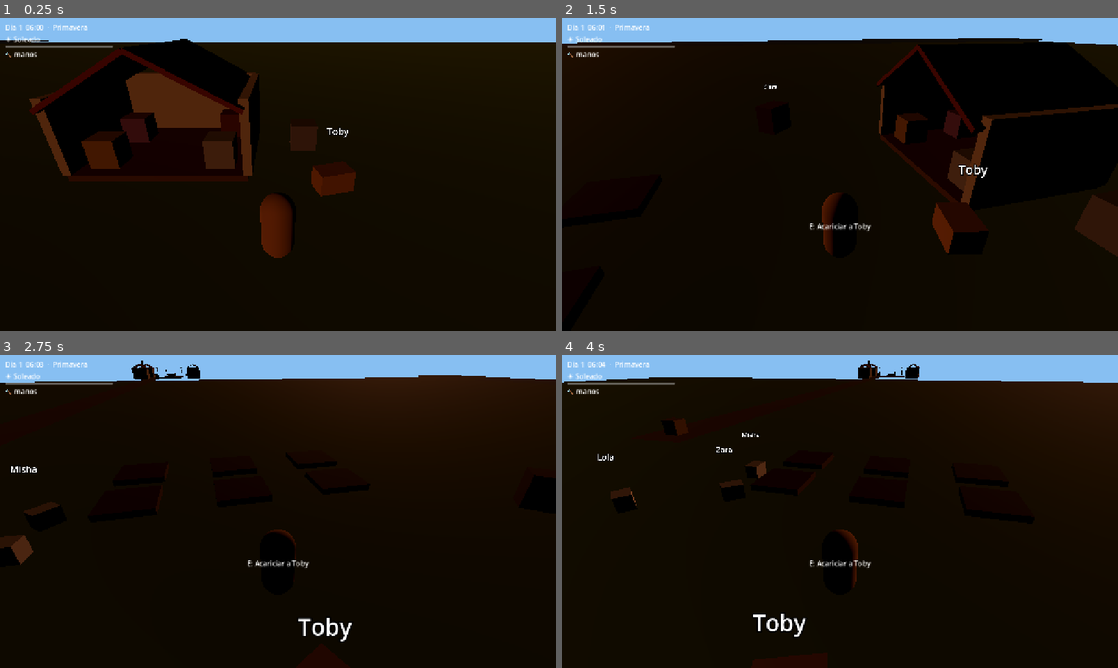
Above: before the commit, frames 1-4 (two rows, left to right).
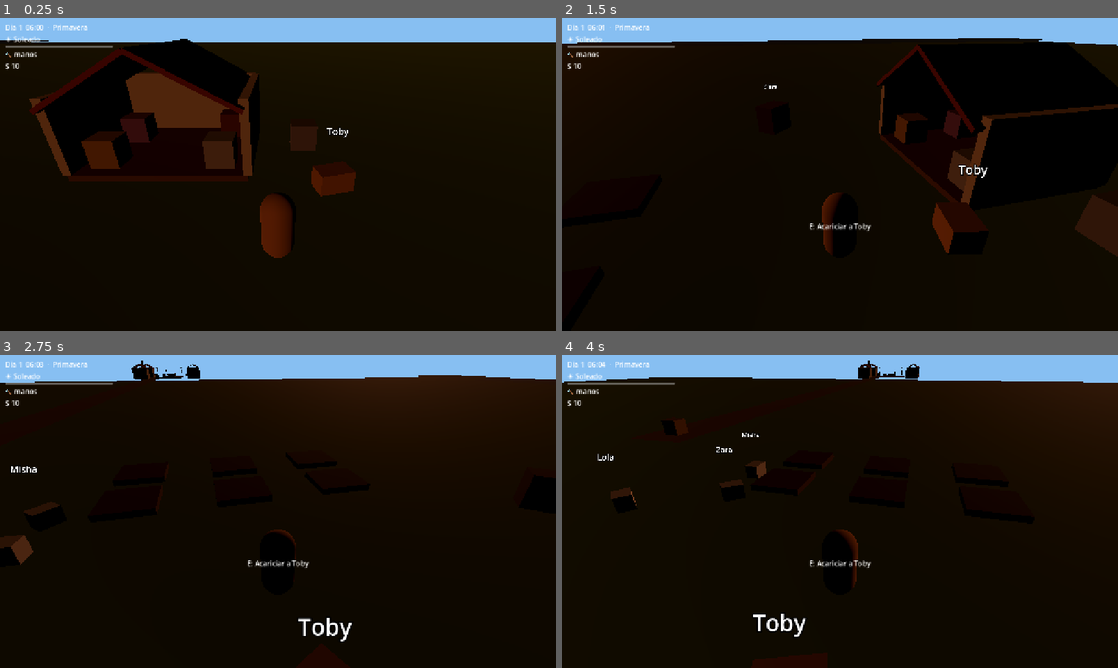
Above: after the commit, the same moments.

Repository: rafael-espinosa-rodriguez/nuestra-vida-en-el-campo
Game: Godot game, scene res://scenes/Main.tscn
Two runs of this game, one before a commit and one after it. Both use one fixed random seed, a clock stepped at 60 frames per second and the inputs below.
Inputs (mouse positions are in pixels of both pictures, inside the frame that each line leads up to):
- Up to frame 1 (0.25 s): no input
- Up to frame 2 (1.5 s): tap Enter (ui_accept) at 0.5, 0.77, 1.07 s; move the mouse to (962, 158) at 0.52 s; hold D (move_right) 0.53-1.25 s; tap E (interact) at 0.6 s; click (962, 158) at 0.67 s; drag from (728, 190) to (812, 237) at 1.27 s
- Up to frame 3 (2.75 s): move the mouse to (333, 442) at 2.02 s; hold D (move_right) from 2.03 s (still down); tap E (interact) at 2.1 s
- Up to frame 4 (4 s): release D (move_right) at 2.75 s; drag from (812, 574) to (673, 464) at 2.77 s; move the mouse to (1006, 558) at 3.52 s; hold A (move_left) from 3.53 s (still down); tap T (trade) at 3.6 s; tap Enter (ui_accept) at 3.77 s; tap E (interact) at 3.8 s

The runs differ from the first frame. In frame 1, less than 0.1% of the frame differs, in the area x 1-4%, y 14-17%; in frame 2, less than 0.1%; in frame 3, less than 0.1%, in the area x 1-30%, y 6-17%; in frame 4, less than 0.1%.

Commit message:
feat(spec-012): mercado estacional, dinero local, HUD moneda + smoke

Diff:
--- a/project.godot
+++ b/project.godot
@@ -21,6 +21,7 @@
 WeatherSystem="*res://scripts/systems/weather_system.gd"
 AudioSystem="*res://scripts/systems/audio_system.gd"
 RelationshipSystem="*res://scripts/systems/relationship_system.gd"
+MarketSystem="*res://scripts/systems/market_system.gd"
 MCPRuntimeServer="*res://addons/godot_mcp_toolkit/runtime/mcp_runtime_server.gd"
 
 [editor_plugins]
--- /dev/null
+++ b/resources/data/shops/mercado_primavera.tres
@@ -0,0 +1,13 @@
+[gd_resource type="Resource" script_class="ShopData" load_steps=2 format=3]
+
+[ext_resource type="Script" path="res://scripts/data/shop_data.gd" id="1"]
+
+[resource]
+script = ExtResource("1")
+shop_id = "mercado_primavera"
+seller = "Mara"
+season = "primavera"
+sell_prices = {"huevo": 3, "leche": 5, "trigo": 2, "zanahoria": 3, "tomate": 4, "madera": 2, "harina": 3, "pan": 8, "sopa": 12, "tortilla": 7}
+seed_pack = PackedStringArray("semilla_trigo", "semilla_zanahoria", "semilla_tomate")
+seed_pack_price = 5
+reserve = 2
--- a/scenes/Village.tscn
+++ b/scenes/Village.tscn
@@ -270,6 +270,10 @@
 position = Vector3(5.5, 0.5, 12.5)
 prop_id = "sign"
 info_text = "Herreria de Bram"
+
+[node name="Mercado" parent="." instance=ExtResource("1")]
+position = Vector3(2.4, 0.5, 7)
+prop_id = "market"
 
 [node name="Mara" parent="." instance=ExtResource("2")]
 position = Vector3(-8, 0.1, -4)
--- a/scenes/ui/HUD.tscn
+++ b/scenes/ui/HUD.tscn
@@ -26,6 +26,9 @@
 [node name="ToolLabel" type="Label" parent="TopLeft"]
 text = "manos"
 
+[node name="MoneyLabel" type="Label" parent="TopLeft"]
+text = "$ 10"
+
 [node name="Prompt" type="CenterContainer" parent="."]
 anchors_preset = 15
 anchor_right = 1.0
--- a/scripts/components/prop.gd
+++ b/scripts/components/prop.gd
@@ -9,7 +9,7 @@
 const RECIPES := ["pan", "sopa", "tortilla"]
 const COLORS := {"bed": Color(0.6, 0.4, 0.7), "fireplace": Color(0.5, 0.25, 0.15),
 	"oven": Color(0.7, 0.7, 0.72), "mill": Color(0.75, 0.6, 0.4), "well": Color(0.55, 0.55, 0.6),
-	"sign": Color(0.65, 0.5, 0.3)}
+	"sign": Color(0.65, 0.5, 0.3), "market": Color(0.8, 0.4, 0.25)}
 
 var lit: bool = false
 
@@ -36,14 +36,20 @@
 			return "Cocinar (pan/sopa/tortilla)"
 		"well":
 			return "Sacar agua"
+		"market":
+			var market: Node = get_node_or_null("/root/MarketSystem")
+			if market != null:
+				if int(market.call("surplus_value")) > 0:
+					return "Vender excedente (+%d)" % int(market.call("surplus_value"))
+				if bool(market.call("can_buy_pack")):
+					return "Comprar pack semillas (5)"
+			return "Mercado (nada que comerciar)"
 		"sign":
 			return info_text if info_text != "" else "Cartel"
 	return prompt
 
 
 func interact(player: Node) -> void:
-	if player == null or not (player is Player):
-		return
 	var pl: Player = player as Player
 	var inv: Node = get_node_or_null("/root/InventorySystem")
 	match prop_id:
@@ -57,14 +63,22 @@
 				glow.visible = true
 				glow.light_color = Color(1.0, 0.55, 0.25)
 		"mill":
-			if inv != null and int(inv.call("get_count", "trigo")) >= 1 and pl.spend_energy(2.0):
+			if pl != null and inv != null and int(inv.call("get_count", "trigo")) >= 1 and pl.spend_energy(2.0):
 				inv.call("remove_item", "trigo")
 				inv.call("add_item", "harina")
 		"oven":
-			_cook(pl, inv)
+			if pl != null:
+				_cook(pl, inv)
 		"well":
 			if inv != null:
 				inv.call("add_item", "agua")
+		"market":
+			var market: Node = get_node_or_null("/root/MarketSystem")
+			if market != null:
+				if int(market.call("surplus_value")) > 0:
+					market.call("sell_surplus")
+				else:
+					market.call("buy_seed_pack")
 
 
 func _cook(pl: Player, inv: Node) -> void:
--- /dev/null
+++ b/scripts/data/shop_data.gd
@@ -0,0 +1,12 @@
+class_name ShopData
+extends Resource
+## Puesto de mercado estacional (GDD §45). .tres en resources/data/shops/.
+## sell_prices: lo que paga por tus productos. seed_pack: semillas que vende en pack.
+
+@export var shop_id: String = "mercado_primavera"
+@export var seller: String = "Mara"
+@export var season: String = "primavera"
+@export var sell_prices: Dictionary = {"huevo": 3, "leche": 5, "trigo": 2, "zanahoria": 3, "tomate": 4, "madera": 2, "harina": 3, "pan": 8, "sopa": 12, "tortilla": 7}
+@export var seed_pack: PackedStringArray = ["semilla_trigo", "semilla_zanahoria", "semilla_tomate"]
+@export var seed_pack_price: int = 5
+@export var reserve: int = 2
--- a/scripts/systems/inventory_system.gd
+++ b/scripts/systems/inventory_system.gd
@@ -6,6 +6,7 @@
 enum Category { AGRICULTURA, ANIMALES, MATERIALES, COMIDA, HERRAMIENTAS, OBJETOS }
 
 var items: Dictionary = {}
+var money: int = 0
 
 
 func _ready() -> void:
@@ -19,6 +20,7 @@
 		add_item("semilla_zanahoria", 2)
 		add_item("semilla_tomate", 2)
 		add_item("trigo", 2) # Despensa inicial: permite cocinar pan el D5 antes de la primera cosecha.
+		money = 10 # Para la primera compra en el mercado (spec 012).
 
 
 func add_item(item_id: String, amount: int = 1) -> void:
--- /dev/null
+++ b/scripts/systems/market_system.gd
@@ -0,0 +1,57 @@
+extends Node
+## Mercado estacional y dinero local (GDD §§45-46, spec 012). Autoload "MarketSystem".
+## Sin UI de tienda en MVP: E vende excedente (reserva 2); sin excedente compra pack semillas.
+
+const SHOP_ID := "mercado_primavera"
+
+
+func shop() -> ShopData:
+	return load("res://resources/data/shops/" + SHOP_ID + ".tres") as ShopData
+
+
+func surplus_value() -> int:
+	var inv: Node = get_node_or_null("/root/InventorySystem")
+	var data := shop()
+	if inv == null or data == null:
+		return 0
+	var total := 0
+	for item_id: String in (data.sell_prices as Dictionary).keys():
+		var extra: int = int(inv.call("get_count", item_id)) - data.reserve
+		if extra > 0:
+			total += extra * int((data.sell_prices as Dictionary)[item_id])
+	return total
+
+
+func sell_surplus() -> int:
+	var inv: Node = get_node_or_null("/root/InventorySystem")
+	var data := shop()
+	if inv == null or data == null:
+		return 0
+	var earned := 0
+	for item_id: String in (data.sell_prices as Dictionary).keys():
+		var extra: int = int(inv.call("get_count", item_id)) - data.reserve
+		if extra > 0:
+			inv.call("remove_item", item_id, extra)
+			earned += extra * int((data.sell_prices as Dictionary)[item_id])
+	if earned > 0:
+		inv.set("money", int(inv.get("money")) + earned)
+	return earned
+
+
+func can_buy_pack() -> bool:
+	var inv: Node = get_node_or_null("/root/InventorySystem")
+	var data := shop()
+	return inv != null and data != null and int(inv.get("money")) >= data.seed_pack_price
+
+
+func buy_seed_pack() -> bool:
+	var inv: Node = get_node_or_null("/root/InventorySystem")
+	var data := shop()
+	if inv == null or data == null:
+		return false
+	if int(inv.get("money")) < data.seed_pack_price:
+		return false
+	inv.set("money", int(inv.get("money")) - data.seed_pack_price)
+	for seed_id: String in data.seed_pack:
+		inv.call("add_item", seed_id)
+	return true
--- a/scripts/systems/save_system.gd
+++ b/scripts/systems/save_system.gd
@@ -16,7 +16,7 @@
 		"plots": _get_plots(),
 		"animals": _get_animals(),
 		"relations": _get_relations(),
-		"money": 0,
+		"money": _get_money(),
 		"memories": [],
 	}
 	var err := _write(data)
@@ -63,6 +63,10 @@
 		var rel: Node = get_node_or_null("/root/RelationshipSystem")
 		if rel != null and rel.has_method("deserialize"):
 			rel.call("deserialize", data["relations"])
+	if data.has("money"):
+		var inv2: Node = get_node_or_null("/root/InventorySystem")
+		if inv2 != null:
+			inv2.set("money", int(data["money"]))
 	return true
 
 
@@ -117,6 +121,11 @@
 	return {}
 
 
+func _get_money() -> int:
+	var inv: Node = get_node_or_null("/root/InventorySystem")
+	return int(inv.get("money")) if inv != null else 0
+
+
 func _player_pos() -> Array:
 	for p: Node in get_tree().get_nodes_in_group("player"):
 		if p is Node3D:
--- a/scripts/ui/hud.gd
+++ b/scripts/ui/hud.gd
@@ -1,11 +1,12 @@
 extends CanvasLayer
-## HUD minimalista (GDD §58): hora, dia/estacion, clima, energia, herramienta, prompt.
+## HUD minimalista (GDD §58): hora, dia/estacion, clima, energia, herramienta, dinero, prompt.
 ## Se actualiza cada frame desde los autoloads + Player.
 
 @onready var time_label: Label = $TopLeft/TimeLabel
 @onready var weather_label: Label = $TopLeft/WeatherLabel
 @onready var energy_bar: ProgressBar = $TopLeft/EnergyBar
 @onready var tool_label: Label = $TopLeft/ToolLabel
+@onready var money_label: Label = $TopLeft/MoneyLabel
 @onready var prompt_label: Label = $Prompt/PromptLabel
 
 
@@ -25,3 +26,6 @@
 		var tool: String = String(p.get("equipped_tool"))
 		tool_label.text = ("🔨 " + tool) if tool != "" else "🔨 manos"
 		prompt_label.text = String(p.get("current_prompt"))
+	var inv: Node = get_node_or_null("/root/InventorySystem")
+	if inv != null:
+		money_label.text = "$ %d" % int(inv.get("money"))
--- /dev/null
+++ b/tests/smoke_012.gd
@@ -0,0 +1,42 @@
+extends SceneTree
+## Smoke spec 012: vender excedente con reserva, comprar pack semillas, dinero en save/load.
+
+var _frames := 0
+
+
+func _process(_delta: float) -> bool:
+	_frames += 1
+	if _frames == 5:
+		_run()
+		quit()
+	return false
+
+
+func _run() -> void:
+	var main: Node = load("res://scenes/Main.tscn").instantiate()
+	root.add_child(main)
+	var market: Node = root.get_node_or_null("MarketSystem")
+	var inv: Node = root.get_node_or_null("InventorySystem")
+	assert(market != null, "autoload mercado")
+	assert(int(inv.get("money")) == 10, "dinero inicial 10")
+	var stall: Node = main.get_node("Village/Mercado")
+	inv.call("add_item", "huevo", 5)
+	stall.call("interact", null)
+	assert(int(inv.call("get_count", "huevo")) == 2, "vende excedente, reserva 2")
+	assert(int(inv.call("get_count", "trigo")) == 2, "reserva trigo intacta")
+	assert(int(inv.get("money")) == 10 + 3 * 3, "5-2 huevos x3 = +9")
+	assert(String(stall.call("get_prompt")).contains("Comprar"), "sin excedente ofrece pack")
+	var s_trigo: int = int(inv.call("get_count", "semilla_trigo"))
+	stall.call("interact", null)
+	assert(int(inv.get("money")) == 19 - 5, "pack cuesta 5")
+	assert(int(inv.call("get_count", "semilla_trigo")) == s_trigo + 1, "pack suma semillas")
+	inv.set("money", 2)
+	stall.call("interact", null)
+	assert(int(inv.get("money")) == 2, "sin monedas no compra")
+	assert(String(stall.call("get_prompt")).contains("nada"), "prompt sin comercio")
+	var save_sys: Node = root.get_node_or_null("SaveSystem")
+	assert(bool(save_sys.call("save_game")), "guarda con dinero")
+	inv.set("money", 999)
+	assert(bool(save_sys.call("load_game")), "carga")
+	assert(int(inv.get("money")) == 2, "carga restaura dinero")
+	print("SMOKE012 OK")
Not shown, added: scripts/data/shop_data.gd.uid
Not shown, added: scripts/systems/market_system.gd.uid
Not shown, added: tests/smoke_012.gd.uid
